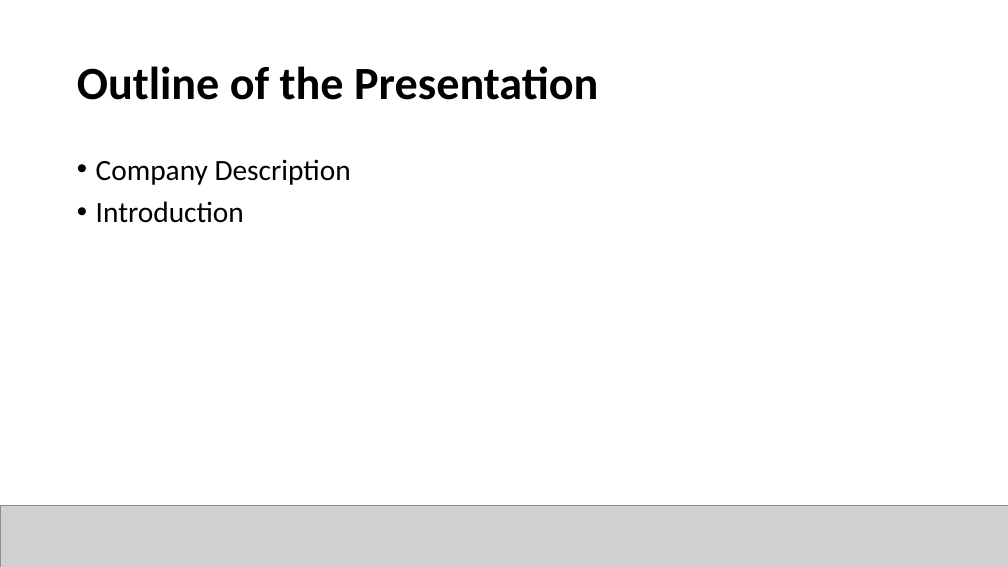
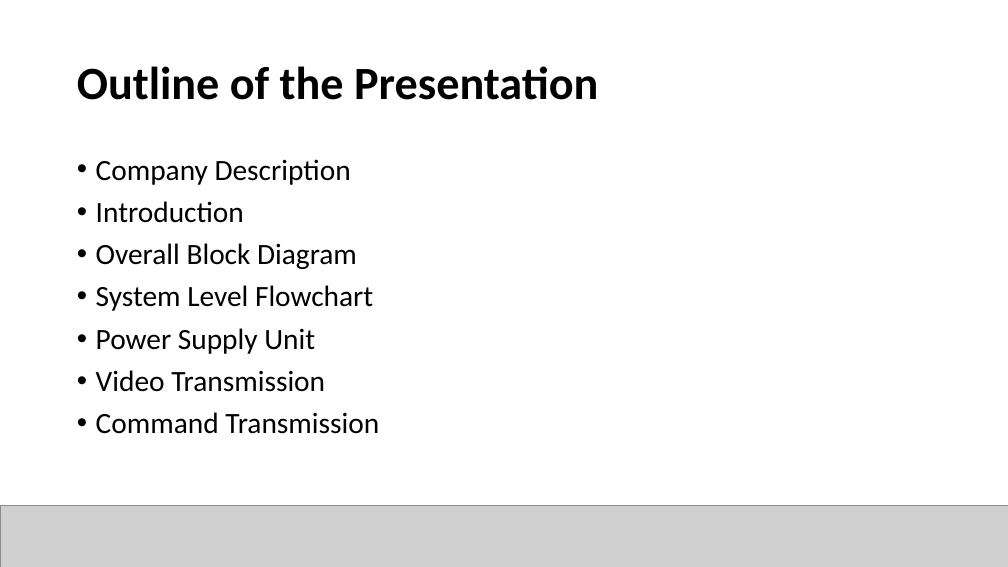
Before and after one commit to canerpotur/TROY-TECH, a slide deck: slide 3 of Troy Tech - Presentation/TROY- Hasan OZKARA.pptx. Drawn at 1008x567 pixels with LibreOffice and Linux fonts; fonts in the diff are those of the drawing; grey boxes stand for pictures. Boxes give left, top, right and bottom in pixels: in the first picture for what was removed or moved away, otherwise in the second. Text is boxed around its words. In the diff, an @@ line names an element or a change of style, - is before the commit and + after.

Commit message:
Update TROY- Hasan OZKARA.pptx
Outline is updated.

```diff
--- a/Troy Tech - Presentation/TROY- Hasan OZKARA.pptx
+++ b/Troy Tech - Presentation/TROY- Hasan OZKARA.pptx
@@ text at (x1=96, y1=243, x2=379, y2=434): paragraphs added @@
+• Overall Block Diagram
+• System Level Flowchart
+• Power Supply Unit
+• Video Transmission
+• Command Transmission
```
